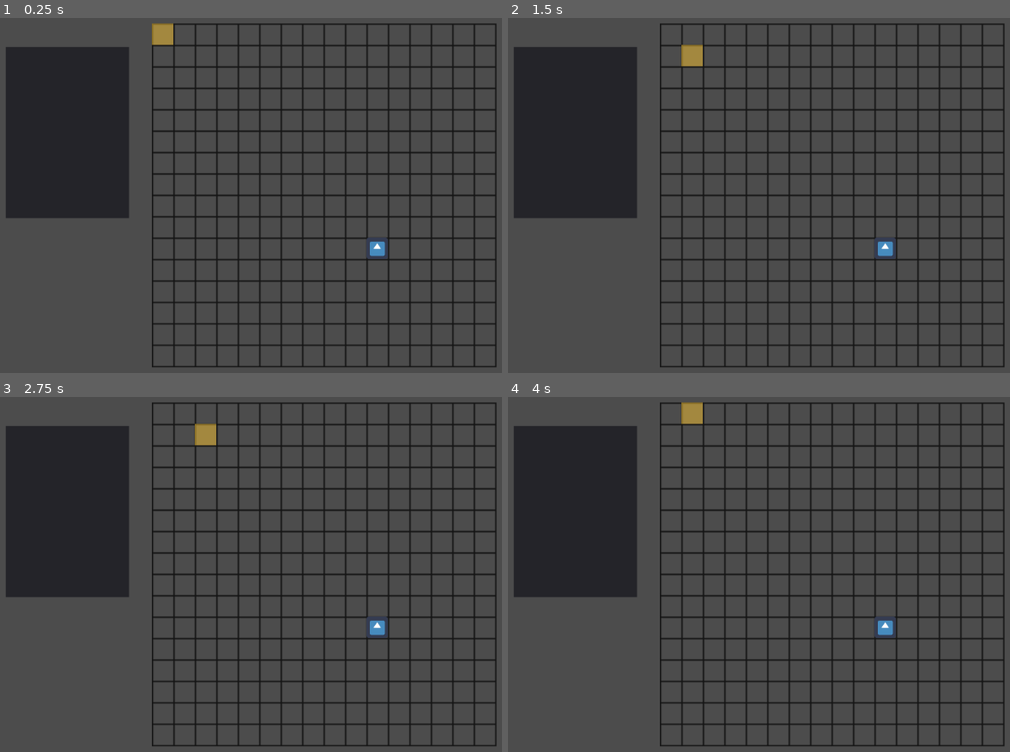
Above: before the commit, frames 1-4 (two rows, left to right).
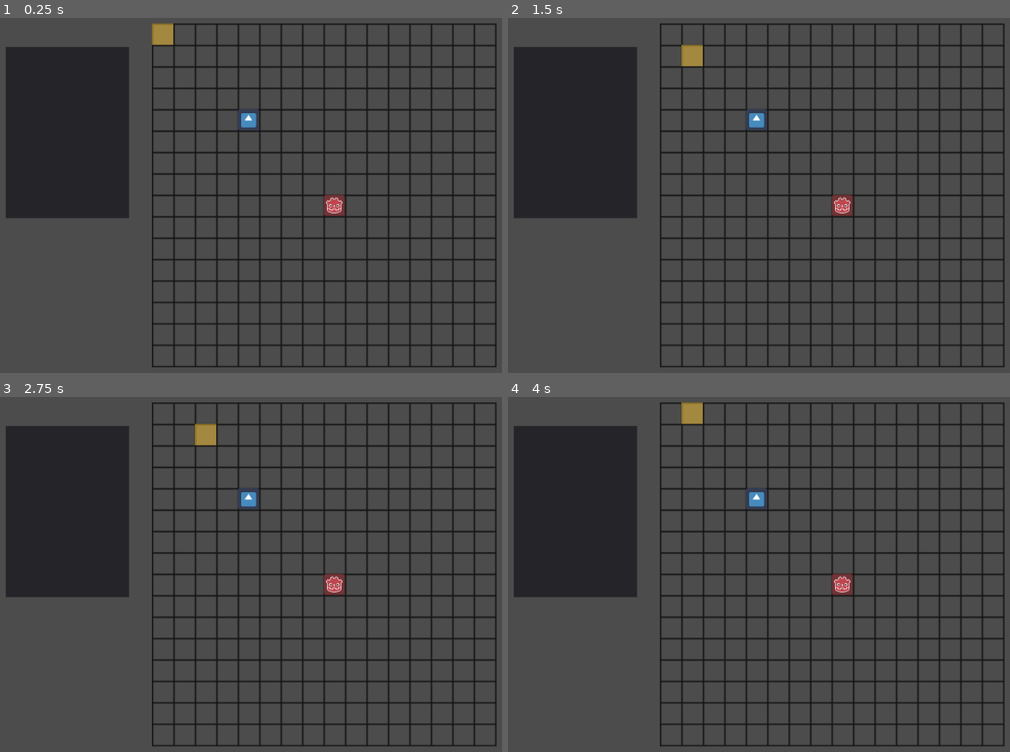
Above: after the commit, the same moments.

Repository: Chimpenseurs/necro-wars
Game: Godot game, scene res://scenes/Main.tscn
Two runs of this game, one before a commit and one after it. Both use one fixed random seed, a clock stepped at 60 frames per second and the inputs below. The engine's default icon, where the game draws it, is replaced by a stand-in: a white triangle on a blue panel in a dark square.
Inputs:
- Up to frame 1 (0.25 s): no input
- Up to frame 2 (1.5 s): tap Enter at 0.5 s; hold Right (ui_right) 0.53-1.28 s; tap Space (ui_select) at 0.77, 1.25 s; hold Down (ui_down) from 1.28 s (still down)
- Up to frame 3 (2.75 s): tap Space (ui_select) at 1.52 s; tap Enter at 2 s; release Down (ui_down) at 2.03 s; hold Right (ui_right) from 2.03 s (still down)
- Up to frame 4 (4 s): tap Space (ui_select) at 2.75, 3.02, 3.77 s; release Right (ui_right) at 2.78 s; hold Up (ui_up) 2.78-3.53 s; tap Enter at 3.5 s; hold Left (ui_left) from 3.53 s (still down)

The runs differ from the first frame. In frame 1, 0.6% of the frame differs, in the area x 47-78%, y 25-68%; in frame 2, 0.6%; in frame 3, 0.6%; in frame 4, 0.6%.

Commit message:
two players

Diff:
--- a/scenes/Map.tscn
+++ b/scenes/Map.tscn
@@ -1,9 +1,7 @@
-[gd_scene load_steps=5 format=2]
+[gd_scene load_steps=3 format=2]
 
 [ext_resource path="res://scripts/Map.gd" type="Script" id=1]
 [ext_resource path="res://assets/img/grid.png" type="Texture" id=2]
-[ext_resource path="res://scenes/Player.tscn" type="PackedScene" id=3]
-[ext_resource path="res://assets/img/cursor.png" type="Texture" id=4]
 
 [node name="map" type="Node2D" index="0"]
 
@@ -14,14 +12,3 @@
 texture = ExtResource( 2 )
 centered = false
 _sections_unfolded = [ "Offset", "Transform" ]
-
-[node name="player" parent="." index="1" instance=ExtResource( 3 )]
-
-position = Vector2( 320, 320 )
-_sections_unfolded = [ "Transform" ]
-
-[node name="cursor" type="Sprite" parent="." index="2"]
-
-texture = ExtResource( 4 )
-centered = false
-_sections_unfolded = [ "Offset" ]
--- a/scripts/Character.gd
+++ b/scripts/Character.gd
@@ -1,6 +1,6 @@
 extends Node2D
 
-var c_name
+var c_name = ""
 
 var characteristics = {
 	"speed": 3,
@@ -10,18 +10,19 @@
 var move
 var move_zone_texture = "res://assets/img/move.png"
 
-var sprite_texture_path
+var sprite_texture_path = ""
 
-func _init(var name, var sprite_texture_path):
+func init(var name, var sprite_texture_path):
 	self.c_name = name
 
 	self.sprite_texture_path = sprite_texture_path
 
+
+func _ready():
+
 	self.move = self.characteristics["speed"]
 
 	add_to_group("characters")
-
-func _ready():
 
 	# Load sprite texture
 	self.get_node("sprite").texture = load(sprite_texture_path)
--- a/scripts/Map.gd
+++ b/scripts/Map.gd
@@ -13,9 +13,29 @@
 
 
 func _ready():
-	# Called every time the node is added to the scene.
-	# Initialization here
-	pass
+
+	var p_scene = load("res://scenes/Player.tscn")
+
+	var player01 = p_scene.instance()
+	player01.init("Red Godot", "res://assets/img/red_godot.png")
+	player01.position = Vector2(256, 256)
+
+
+	var player02 = p_scene.instance()
+	player02.init("Blue Godot", "res://icon.png")
+	player02.position = Vector2(128, 128)
+
+
+	self.add_child(player01)
+	self.add_child(player02)
+
+
+	# Load cursor
+	var cursor = Sprite.new()
+	cursor.name = "cursor"
+	cursor.set_centered(false)
+	cursor.texture = load("res://assets/img/cursor.png")
+	self.add_child(cursor)
 
 func _input(event):
 
@@ -36,6 +56,7 @@
 					character_selected.move_to(cursor_pos)
 					character_selected.hide_move_zone()
 					character_selected = null
+
 
 			# CURSOR MOTION
 			if event.is_action("ui_right") or event.is_action("ui_left") or event.is_action("ui_up") or event.is_action("ui_down") :
@@ -67,10 +88,12 @@
 					cursor_on_character = null
 
 				# if cursor is on a character
-				if cursor_pos == get_node("player").position :
-					cursor_on_character = get_node("player")
-					if character_selected == null :
-						cursor_on_character.show_move_zone()
+				for character in get_tree().get_nodes_in_group("characters") :
+					print(character.position)
+					if cursor_pos == character.position :
+						cursor_on_character = character
+						if character_selected == null :
+							cursor_on_character.show_move_zone()
 
 				if character_selected == null :
 					emit_signal("on_character", cursor_on_character)
--- a/scripts/Player.gd
+++ b/scripts/Player.gd
@@ -1,8 +1,9 @@
 extends "res://scripts/Character.gd"
 
 
-func _init(var name = "Godot").(name, "res://icon.png") :
-	self.add_to_group("players")
+func init(var name, var sprite_texture_path) :
+	self.c_name = name
+	self.sprite_texture_path = sprite_texture_path
 
 func _ready():
-	pass
+	self.add_to_group("players")
Binary file added: assets/img/red_godot.png
